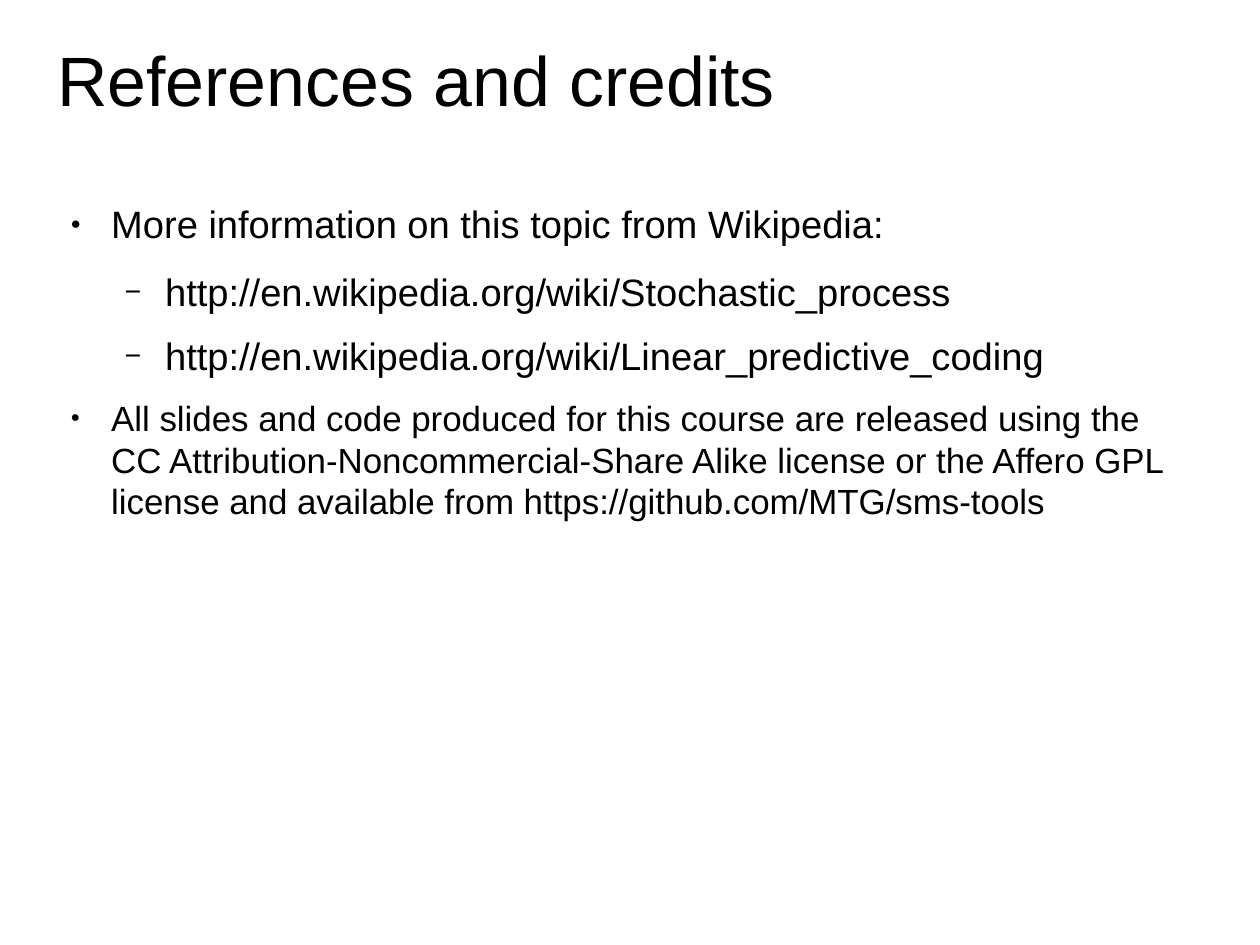
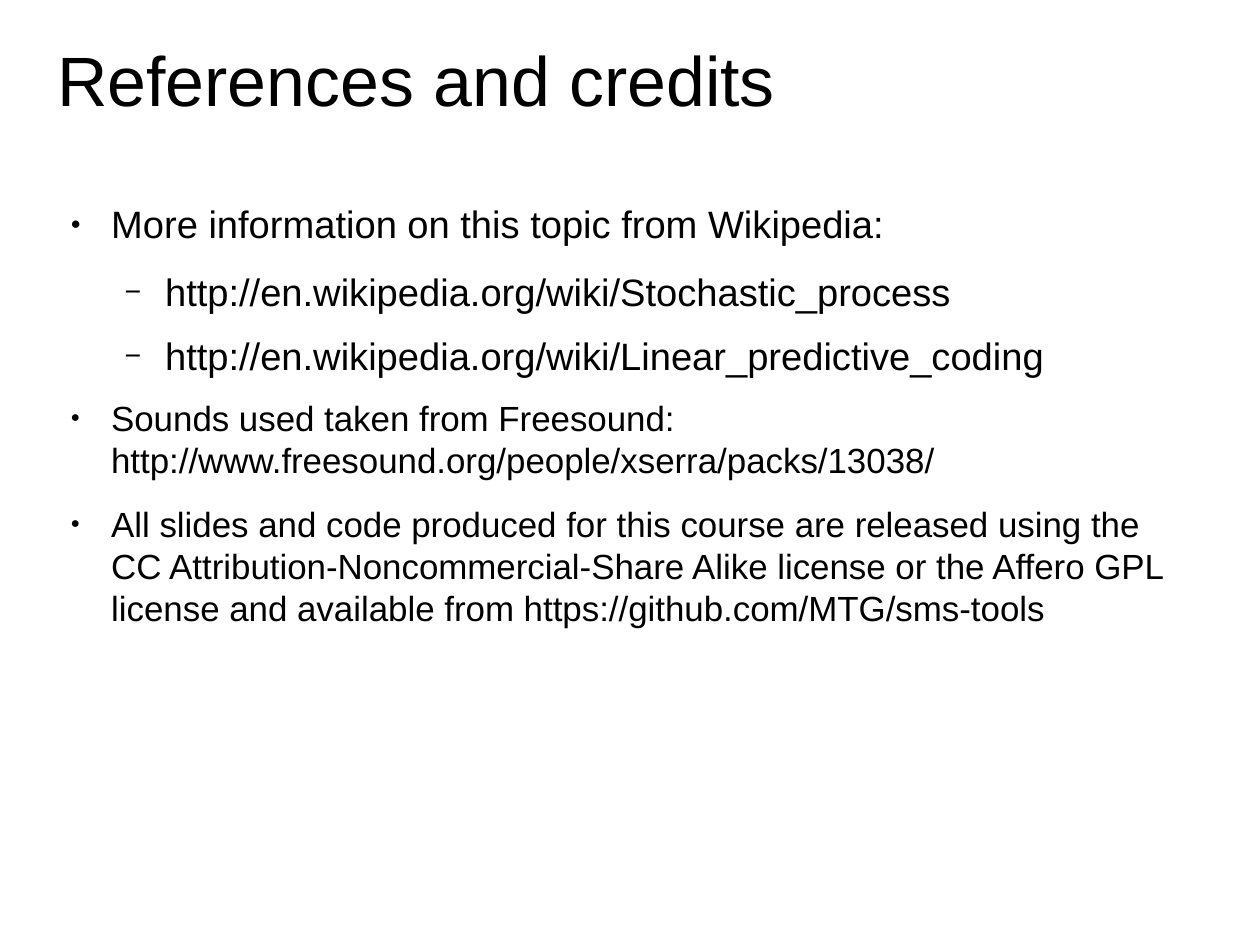
Before and after one commit to MTG/sms-tools, a slide deck: slide 13 of lectures/7-Sinusoidal-plus-residual-model/Stochastic-model.odp. Drawn at 1260x945 pixels with LibreOffice and Linux fonts; fonts in the diff are those of the drawing. Boxes give left, top, right and bottom in pixels: in the first picture for what was removed or moved away, otherwise in the second. Text is boxed around its words. In the diff, an @@ line names an element or a change of style, - is before the commit and + after.

```diff
--- a/lectures/7-Sinusoidal-plus-residual-model/Stochastic-model.odp
+++ b/lectures/7-Sinusoidal-plus-residual-model/Stochastic-model.odp
@@ text at <box>111,405,934,479</box>: paragraph added @@
+● Sounds used taken from Freesound: http://www.freesound.org/people/xserra/packs/13038/
```
Also in this commit, not shown: 2 other slides changed, 1 slide added, 31 other files.
